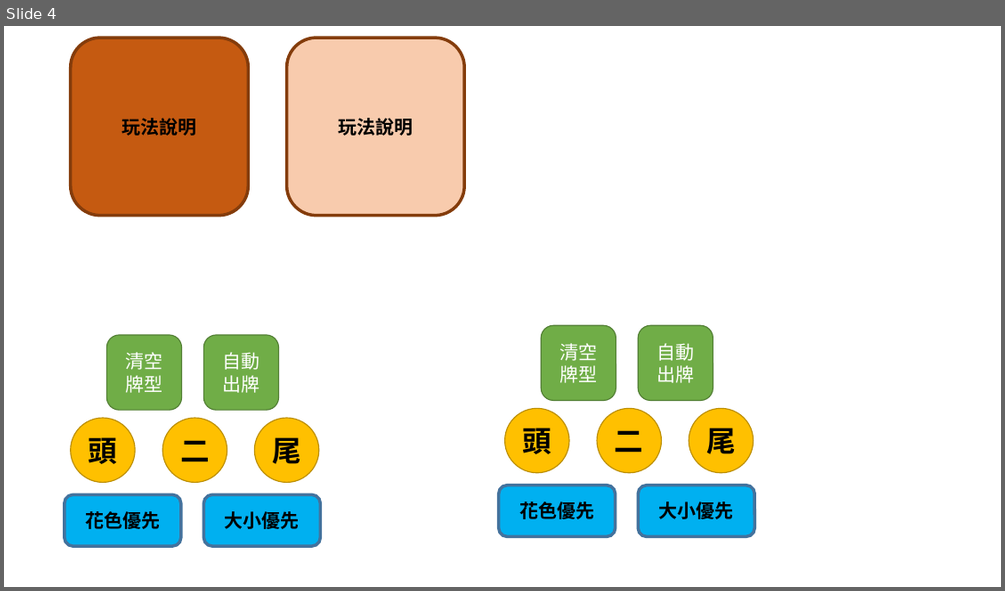
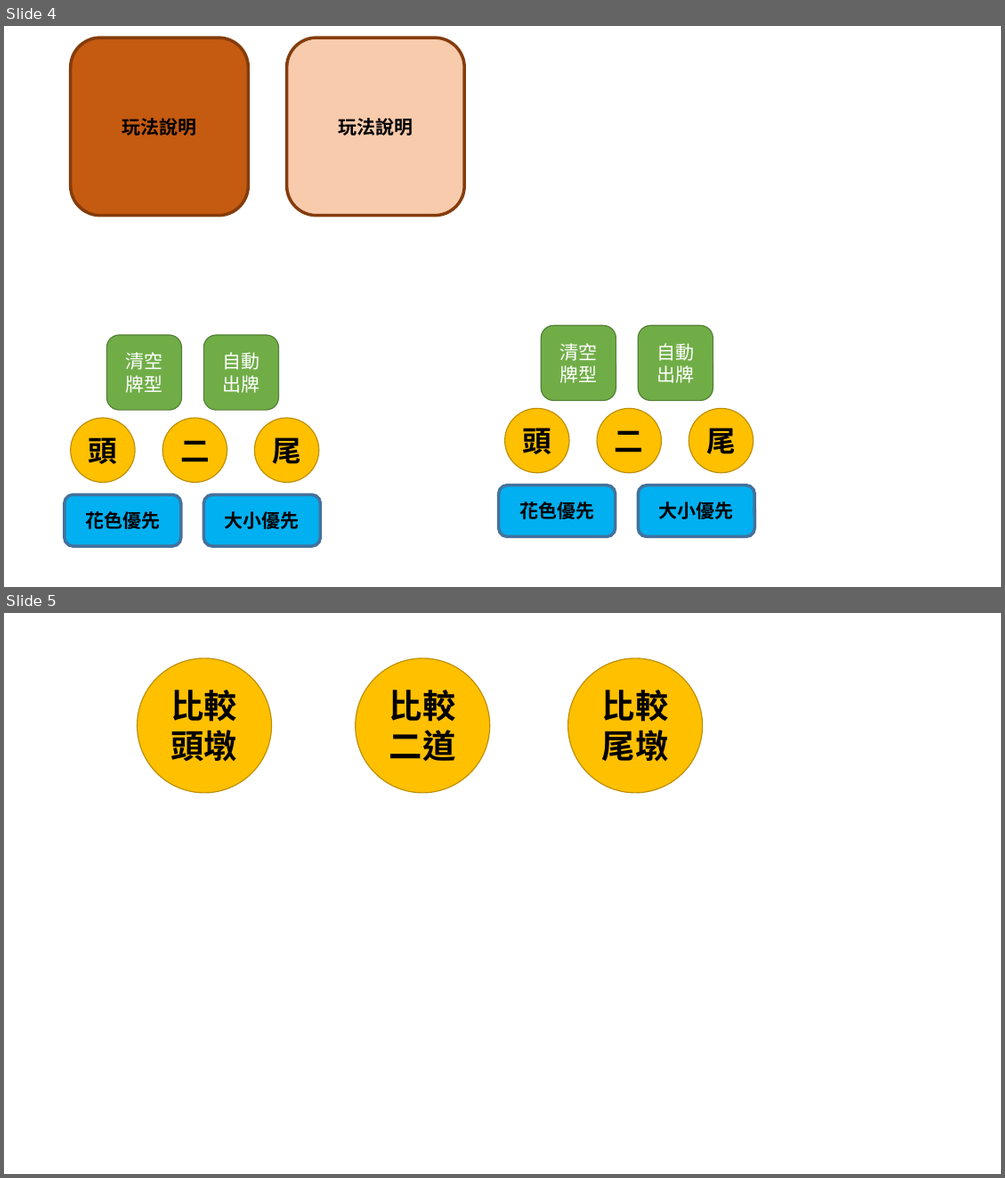
Before and after one commit to findketsuro/thirteen-branches, a slide deck: 圖片製作.pptx. Shown one above the other, each under a label of ours: slide 4 before the commit, slides 4 and 5 after it. The pictures are 1005x591 and 1005x1178 pixels, drawn with LibreOffice and Linux fonts; fonts in the diff are those of the drawing. Boxes give left, top, right and bottom in pixels: in the first picture for what was removed or moved away, otherwise in the second. Text is boxed around its words. In the diff, an @@ line names an element or a change of style, - is before the commit and + after.

```diff
--- a/圖片製作.pptx
+++ b/圖片製作.pptx
@@ slide 5 added at <box>4,613,1001,1174</box>, background #FFFFFF @@
@@ ellipse added at <box>138,658,272,793</box>, fill #FFC000, outline #BD8E00 1 pt, 32 pt, text #000000, bold @@
+比較
+頭墩
@@ ellipse added at <box>356,658,490,793</box>, fill #FFC000, outline #BD8E00 1 pt, 32 pt, text #000000, bold @@
+比較
+二道
@@ ellipse added at <box>568,658,703,793</box>, fill #FFC000, outline #BD8E00 1 pt, 32 pt, text #000000, bold @@
+比較
+尾墩
```
Also in this commit, not shown: 5 other files.
